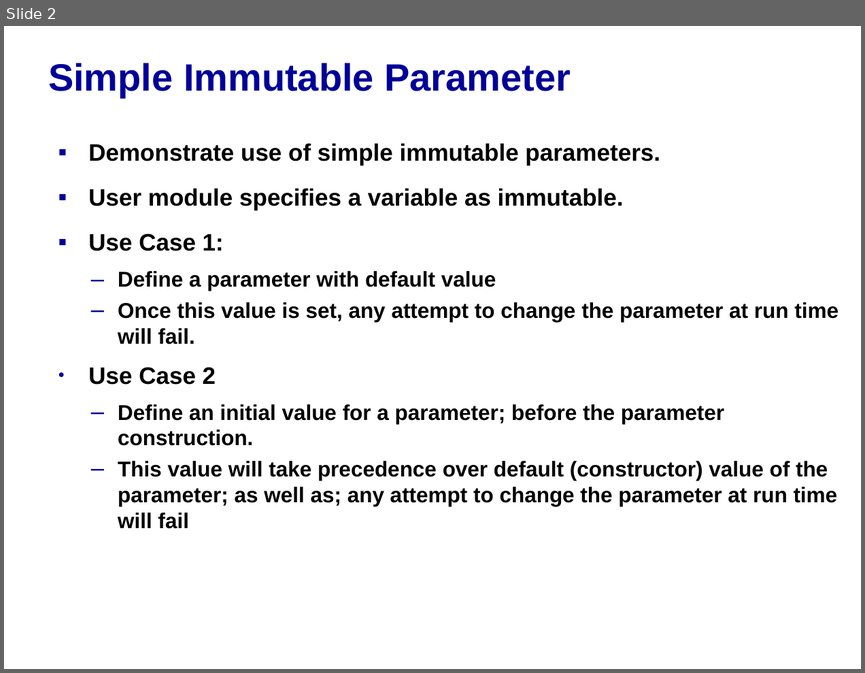
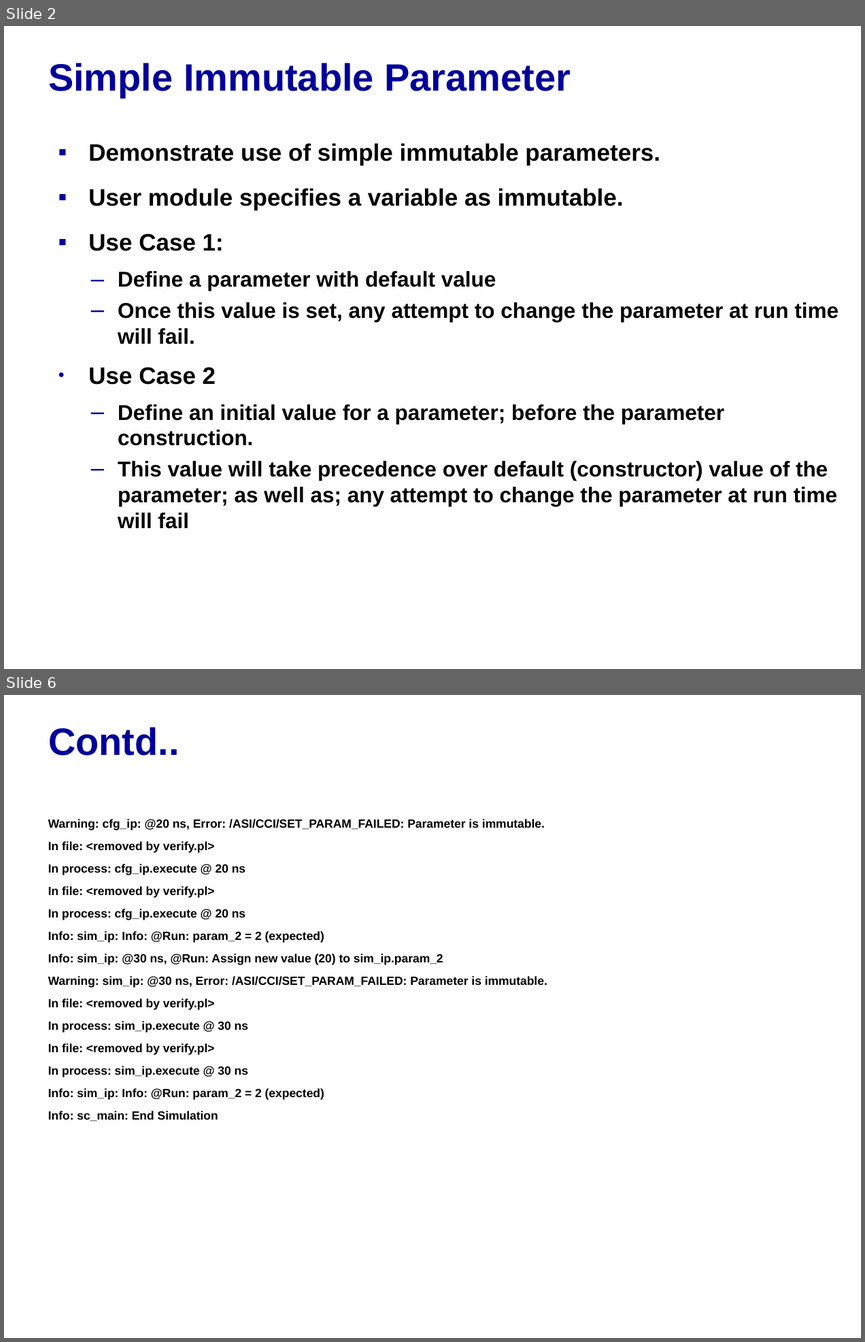
Before and after one commit to accellera-official/cci, a slide deck: examples/ex04_Simple_Immutable_Param/docs/ex04_Simple_Immutable_Param.ppt. Shown one above the other, each under a label of ours: slide 2 before the commit, slides 2 and 6 after it; the slides between them are not shown. The pictures are 865x673 and 865x1342 pixels, drawn with LibreOffice and Linux fonts; fonts in the diff are those of the drawing; background and template pictures are left out. Boxes give left, top, right and bottom in pixels: in the first picture for what was removed or moved away, otherwise in the second. Text is boxed around its words. In the diff, an @@ line names an element or a change of style, - is before the commit and + after.

```diff
--- a/examples/ex04_Simple_Immutable_Param/docs/ex04_Simple_Immutable_Param.ppt
+++ b/examples/ex04_Simple_Immutable_Param/docs/ex04_Simple_Immutable_Param.ppt
@@ slide 6 added at <box>4,695,861,1338</box>, background picture (left out) @@
@@ title added at <box>48,727,179,756</box>, 32 pt, text #000099, bold @@
+Contd..
@@ text added at <box>48,819,547,1121</box>, 10 pt, text #000000, bold @@
+Warning: cfg_ip: @20 ns, Error: /ASI/CCI/SET_PARAM_FAILED: Parameter is immutable.
+In file: <removed by verify.pl>
+In process: cfg_ip.execute @ 20 ns
+In file: <removed by verify.pl>
+In process: cfg_ip.execute @ 20 ns
+Info: sim_ip: Info: @Run: param_2 = 2 (expected)
+Info: sim_ip: @30 ns, @Run: Assign new value (20) to sim_ip.param_2
+Warning: sim_ip: @30 ns, Error: /ASI/CCI/SET_PARAM_FAILED: Parameter is immutable.
+In file: <removed by verify.pl>
+In process: sim_ip.execute @ 30 ns
+In file: <removed by verify.pl>
+In process: sim_ip.execute @ 30 ns
+Info: sim_ip: Info: @Run: param_2 = 2 (expected)
+Info: sc_main: End Simulation
```
Also in this commit, not shown: 3 slides changed, 2 slides removed, 12 other files.
